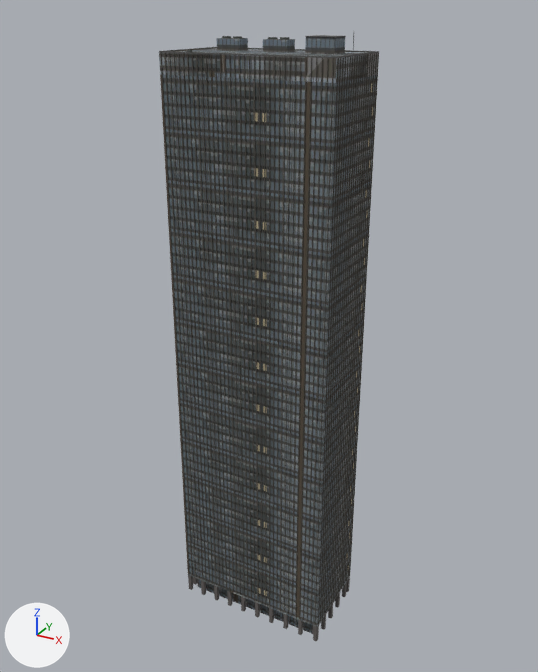
An edit to the glTF model assets/buildings/nyc/nyc_glassslab_d.glb, drawn before and after from the same camera.
Both versions are drawn from a camera (50 mm lens) standing at (111.0, -201.8, 210.2) and looking at (-1.2, 2.3, 108.2). Lighting does not change. The marker at lower left points along +X, +Y and +Z. The first picture is the older version. Where no turn or scale is listed for an object, it has been applied to the vertices. Vertices at exactly the same position are counted once.

Objects in the first picture: 'nyc_glassslab_d'.
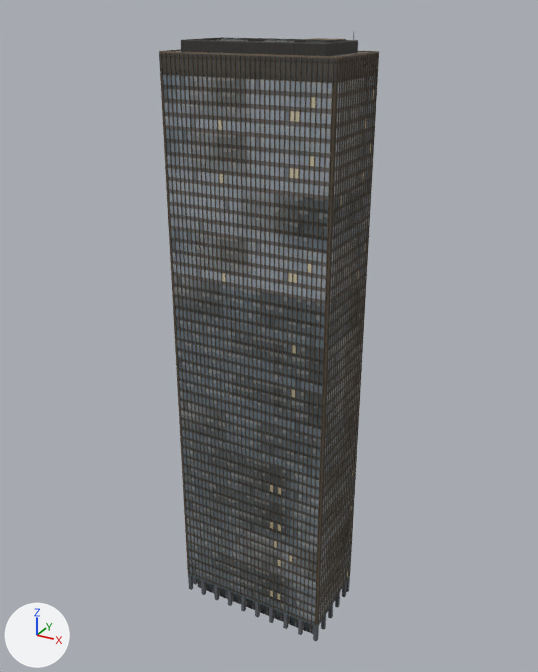
Boxes [x1, y1, x2, y2] around the edits, measured in the pictures (538 x 672 px; the box of a moved part takes in the faces that stretch with it):
part 1 of me_nyc_glassslab_d, moved or reshaped
    before: [305, 35, 346, 37]
    after: [305, 38, 346, 41]
part 2 of me_nyc_glassslab_d, added
    after: [181, 37, 358, 56]
part 3 of me_nyc_glassslab_d, reshaped
    before: [160, 37, 379, 624]
    after: [222, 38, 358, 598]
part 4 of me_nyc_glassslab_d, surface changed
    both: [159, 37, 379, 632]

The change, as a list of edits to the scene's bpy script:
```text
Change me_nyc_glassslab_d:
    used by ob_nyc_glassslab_d; location = (0.0, 0.0, 102.3)
    remove me_nyc_glassslab_d.from_pydata(...)  # 2272 vertices, 3518 faces; spans x -28.0..28.0, y -15.0..15.0, z -102.0..102.0
    add me_nyc_glassslab_d.from_pydata(...)  # 1848 vertices, 2442 faces; spans x -28.0..28.0, y -15.0..15.0, z -102.0..102.0
    me_nyc_glassslab_d part 1: the loose piece of 8 vertices spanning x 11.0..21.0, y 0.0..8.0, z 101.0 is moved by (0.0, 0.0, -1.0)
    me_nyc_glassslab_d part 2: a new loose piece of 16 vertices spanning x -23.0..23.0, y -11.0..11.0, z 96.0..100.0, in mat_nyc_kit_glassslab_d (picture img_nyc_glassslab_d_atlas)
    me_nyc_glassslab_d part 3: 4 vertices moved from x 12.0..20.0, y 0.0..8.0, z 101.0 to x 12.0..20.0, y 0.0..8.0, z 100.0; 444 vertices removed from x -28.0..28.0, y -15.0..15.0, z -94.0..96.0; 52 vertices added at x -28.0..28.0, y -2.0..7.0, z -94.0..99.0
    me_nyc_glassslab_d part 4: 1398 kept faces spanning x -28.0..28.0, y -15.0..15.0, z -102.0..102.0 get new texture (UV) coordinates
    other edits to the shape of me_nyc_glassslab_d do not show in these pictures
```
